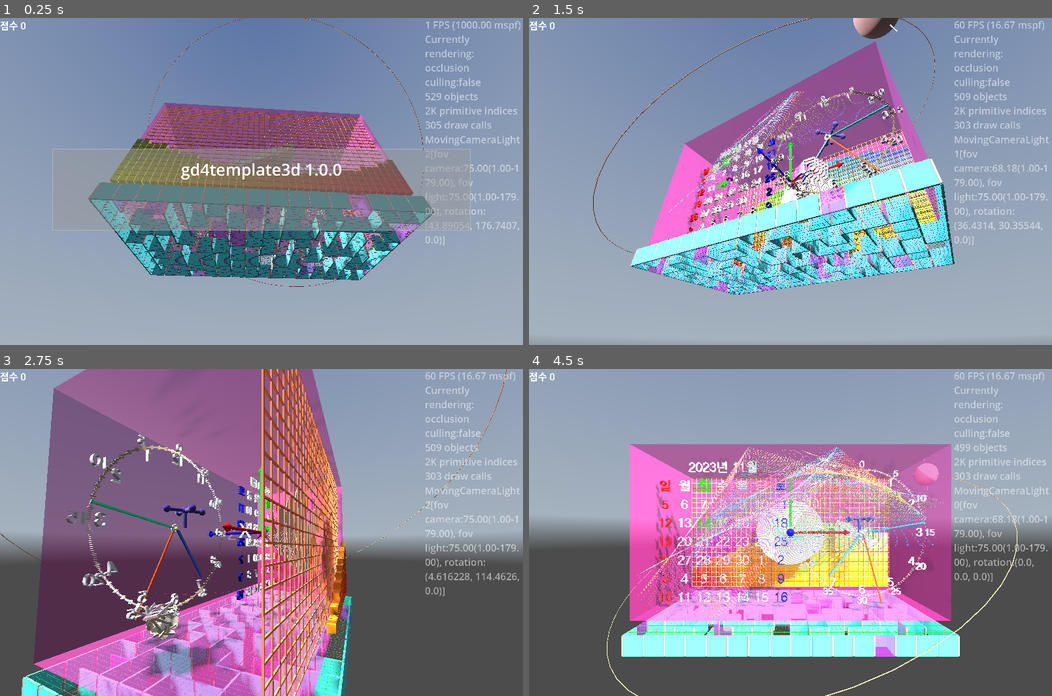
Above: before the commit, frames 1-4 (two rows, left to right).
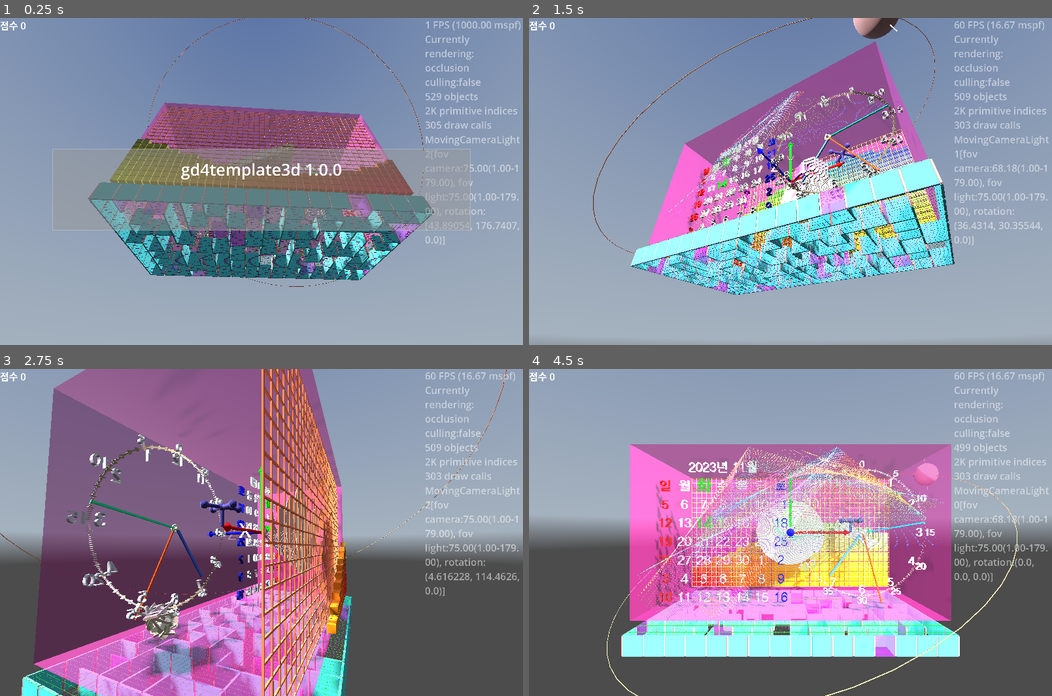
Above: after the commit, the same moments.

Repository: kasworld/gd4template3d
Game: Godot game, scene res://main.tscn
The game is run twice, just before and just after one commit, with the same random seed, the same clock (stepped at 60 frames per second) and the same inputs. A sky picture missing from this copy of the repository is replaced by a grey-blue gradient.
Inputs (mouse positions are in pixels of both pictures, inside the frame that each line leads up to):
- Up to frame 1 (0.25 s): no input
- Up to frame 2 (1.5 s): tap Enter at 0.5, 0.6 s; move the mouse to (905, 165) at 0.52 s; click (905, 165) at 0.67 s; move the mouse to (685, 197) at 1.27 s; tap Delete at 1.35 s; click (685, 197) at 1.42 s
- Up to frame 3 (2.75 s): move the mouse to (313, 460) at 2.02 s; tap Enter at 2.1 s; click (313, 460) at 2.17 s
- Up to frame 4 (4.5 s): move the mouse to (764, 597) at 2.77 s; tap Delete at 2.85, 4.35 s; click (764, 597) at 2.92 s; move the mouse to (947, 581) at 3.52 s; tap Enter at 3.6 s; click (947, 581) at 3.67 s; move the mouse to (633, 483) at 4.27 s; click (633, 483) at 4.42 s

The runs differ from the first frame. In frame 1, less than 0.1% of the frame differs, in the area x 31-75%, y 16-65%; in frame 2, 0.3%; in frame 3, 0.5%, in the area x 31-66%, y 40-88%; in frame 4, 0.3%.

Commit message:
adjust pos

Diff:
--- a/main.gd
+++ b/main.gd
@@ -125,11 +125,11 @@
 
 func arrow3d_demo() -> void:
 	$Arrow3D.set_color(random_color()).set_size(5,0.2,0.6)
-	$Arrow3D.position = Vector3(-WorldSize.x/4, 0, WorldSize.z/4)
+	$Arrow3D.position = Vector3(-WorldSize.x/4, 0, 0)
 
 func valvehandle_demo() -> void:
 	$ValveHandle.init(2,2,4, random_color())
-	$ValveHandle.position = Vector3(WorldSize.x/4, 0, WorldSize.z/4)
+	$ValveHandle.position = Vector3(WorldSize.x/4, 0, 0)
 
 func line2d_demo() -> void:
 	var mesh := PlaneMesh.new()
